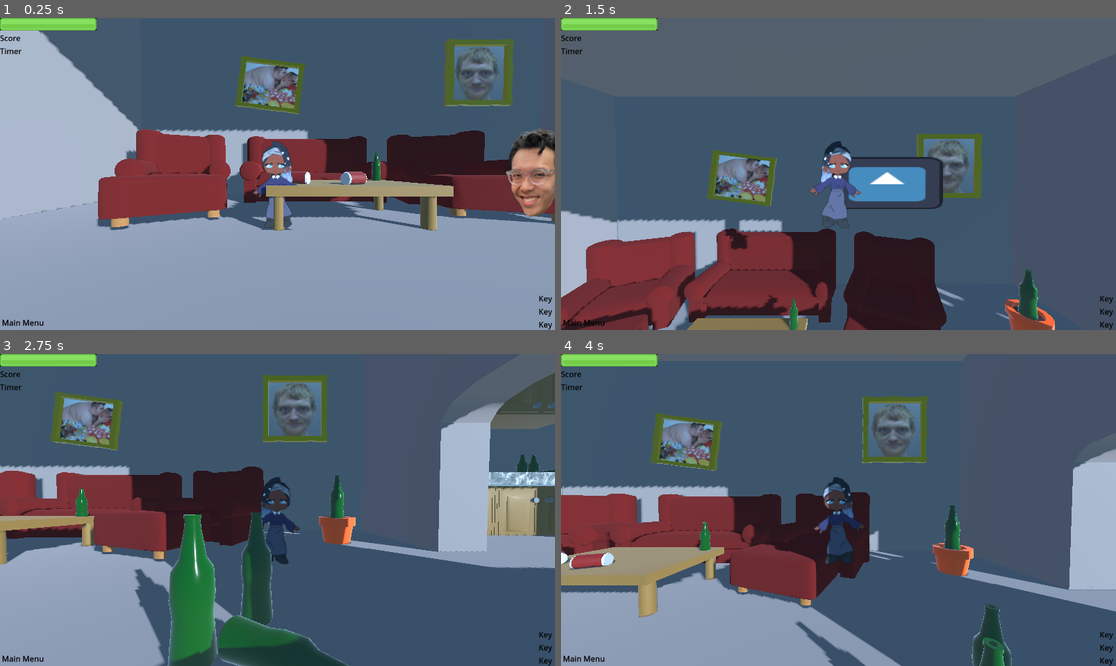
Above: before the commit, frames 1-4 (two rows, left to right).
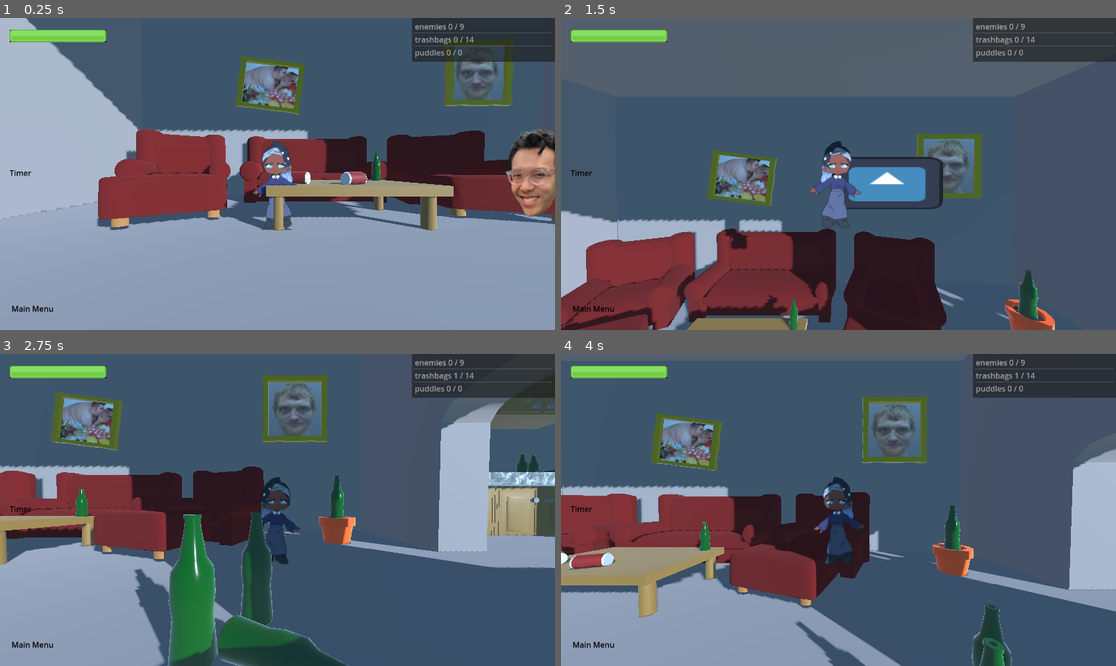
Above: after the commit, the same moments.

Repository: m-tsoi/Dust-Busters
Game: Godot game, scene res://scenes/levels/level.tscn
The game is run twice, just before and just after one commit, with the same random seed, the same clock (stepped at 60 frames per second) and the same inputs. The engine's default icon, where the game draws it, is replaced by a stand-in: a white triangle on a blue panel in a dark square.
Inputs:
- Up to frame 1 (0.25 s): no input
- Up to frame 2 (1.5 s): tap Enter at 0.5 s; hold D (move_right) 0.53-1.28 s; tap , (basic_attack) at 0.6, 1.35 s; tap Space (jump) at 0.77 s; hold Down (ui_down) from 1.28 s (still down)
- Up to frame 3 (2.75 s): tap Space (jump) at 1.52 s; release Down (ui_down) at 2.03 s; hold D (move_right) from 2.03 s (still down); tap , (basic_attack) at 2.1 s
- Up to frame 4 (4 s): release D (move_right) at 2.78 s; hold Up (ui_up) 2.78-3.53 s; tap , (basic_attack) at 2.85, 3.6 s; tap Space (jump) at 3.02, 3.77 s; hold A (move_left) from 3.53 s (still down)

The runs differ from the first frame. In frame 1, 5.2% of the frame differs, in the area x 0-100%, y 0-100%; in frame 2, 5.1%; in frame 3, 5.1%; in frame 4, 5.1%.

Commit message:
Fixed up player screen

Diff:
--- a/scenes/user_interface/HPBar2D.gd
+++ b/scenes/user_interface/in_game_ui.gd
@@ -7,15 +7,27 @@
 var bar_mid_hp = preload("res://assets/user_interface/hp_bar/barHorizontal_yellow_placeholder.png")
 var bar_low_hp = preload("res://assets/user_interface/hp_bar/barHorizontal_red_placeholder.png")
 
-@onready var healthbar = $Control/MarginContainer/VBoxContainer/HealthBar
+@onready var healthbar = $Control/MarginContainer/HealthBar
+@onready var tasklist_node = $Control2/ItemList
+
 
 # Called when the node enters the scene tree for the first time.
 func _ready():
 	#get_parent().get_parent().get_node("CharacterBody3D").health_changed
-	GlobalStatsManager.connect("stats_changed", update_health)
+	GlobalStatsManager.connect("stats_changed", update_stats)
 	healthbar.texture_progress = bar_high_hp
 	healthbar.max_value = GlobalStatsManager.player_health
 	healthbar.value = healthbar.max_value
+
+	tasklist_node.add_item("enemies")
+	tasklist_node.add_item("trash bags")
+	tasklist_node.add_item("puddles")
+
+
+
+func update_stats():
+	update_health()
+	update_tasklist()
 
 func update_health():
 	print("Updating health: ", GlobalStatsManager.player_health)
@@ -27,3 +39,13 @@
 	elif GlobalStatsManager.player_health < healthbar.max_value * 0.4:
 		healthbar.texture_progress = bar_low_hp
 	healthbar.value = GlobalStatsManager.player_health
+
+
+
+func update_tasklist():
+	var enemy_task = "enemies " + str(GlobalStatsManager.enemies_killed) + " / " + str(GlobalStatsManager.max_enemy_count)
+	var trashbag_task = "trashbags " + str(GlobalStatsManager.trash_cleaned) + " / " + str(GlobalStatsManager.max_trash_count)
+	var puddle_task = "puddles " + str(GlobalStatsManager.puddles_cleaned) + " / " + str(GlobalStatsManager.max_puddle_count)
+	tasklist_node.set_item_text(0, enemy_task)
+	tasklist_node.set_item_text(1, trashbag_task)
+	tasklist_node.set_item_text(2, puddle_task)
--- a/scenes/user_interface/in_game_ui.tscn
+++ b/scenes/user_interface/in_game_ui.tscn
@@ -1,11 +1,11 @@
 [gd_scene load_steps=4 format=3 uid="uid://ckbuxsq418wvj"]
 
-[ext_resource type="Script" path="res://scenes/user_interface/HPBar2D.gd" id="1_hvy4h"]
+[ext_resource type="Script" path="res://scenes/user_interface/in_game_ui.gd" id="1_btndq"]
 [ext_resource type="Texture2D" uid="uid://d2fhwnlqxnrfc" path="res://assets/user_interface/hp_bar/barHorizontal_gray_placeholder.png" id="2_vno34"]
 [ext_resource type="Texture2D" uid="uid://dcf6mpenn2jnv" path="res://assets/user_interface/hp_bar/barHorizontal_green_placeholder.png" id="3_r6rnf"]
 
 [node name="InGameUI" type="CanvasLayer"]
-script = ExtResource("1_hvy4h")
+script = ExtResource("1_btndq")
 
 [node name="Control" type="Control" parent="."]
 layout_mode = 3
@@ -20,27 +20,21 @@
 anchors_preset = 15
 anchor_right = 1.0
 anchor_bottom = 1.0
+offset_left = 20.0
+offset_top = 24.0
+offset_right = -24.0
+offset_bottom = -29.0
 grow_horizontal = 2
 grow_vertical = 2
 
-[node name="VBoxContainer" type="VBoxContainer" parent="Control/MarginContainer"]
-layout_mode = 2
-size_flags_horizontal = 0
-
-[node name="HealthBar" type="TextureProgressBar" parent="Control/MarginContainer/VBoxContainer"]
+[node name="HealthBar" type="TextureProgressBar" parent="Control/MarginContainer"]
 layout_mode = 2
 max_value = 5.0
 texture_under = ExtResource("2_vno34")
 texture_progress = ExtResource("3_r6rnf")
 metadata/_edit_use_anchors_ = true
 
-[node name="Score" type="Label" parent="Control/MarginContainer/VBoxContainer"]
-layout_mode = 2
-size_flags_horizontal = 0
-theme_override_colors/font_color = Color(0, 0, 0, 1)
-text = "Score"
-
-[node name="Timer" type="Label" parent="Control/MarginContainer/VBoxContainer"]
+[node name="Timer" type="Label" parent="Control/MarginContainer"]
 layout_mode = 2
 size_flags_horizontal = 0
 theme_override_colors/font_color = Color(0, 0, 0, 1)
@@ -53,40 +47,22 @@
 theme_override_colors/font_color = Color(0, 0, 0, 1)
 text = "Main Menu"
 
-[node name="VBoxContainer2" type="VBoxContainer" parent="Control/MarginContainer"]
-layout_mode = 2
+[node name="Control2" type="Control" parent="."]
+layout_mode = 3
+anchor_left = 0.742
+anchor_right = 1.0
+anchor_bottom = 0.119
+offset_left = 0.215942
+offset_bottom = -0.112
+grow_horizontal = 0
 size_flags_horizontal = 8
-size_flags_vertical = 0
 
-[node name="ItemList" type="ItemList" parent="Control/MarginContainer/VBoxContainer2"]
-layout_mode = 2
-
-[node name="VBoxContainer3" type="VBoxContainer" parent="Control/MarginContainer"]
-layout_mode = 2
-size_flags_horizontal = 8
-size_flags_vertical = 8
-
-[node name="HBoxContainer" type="HBoxContainer" parent="Control/MarginContainer/VBoxContainer3"]
-layout_mode = 2
-
-[node name="Key 1" type="Label" parent="Control/MarginContainer/VBoxContainer3/HBoxContainer"]
-layout_mode = 2
-theme_override_colors/font_color = Color(0, 0, 0, 1)
-text = "Key
-"
-
-[node name="PowerUpBar" type="TextureProgressBar" parent="Control/MarginContainer/VBoxContainer3/HBoxContainer"]
-layout_mode = 2
-fill_mode = 1
-
-[node name="Key 2" type="Label" parent="Control/MarginContainer/VBoxContainer3"]
-layout_mode = 2
-theme_override_colors/font_color = Color(0, 0, 0, 1)
-text = "Key
-"
-
-[node name="Key 3" type="Label" parent="Control/MarginContainer/VBoxContainer3"]
-layout_mode = 2
-theme_override_colors/font_color = Color(0, 0, 0, 1)
-text = "Key
-"
+[node name="ItemList" type="ItemList" parent="Control2"]
+layout_mode = 1
+anchors_preset = 15
+anchor_right = 1.0
+anchor_bottom = 1.0
+offset_right = 3.0
+offset_bottom = 14.0
+grow_horizontal = 2
+grow_vertical = 2
